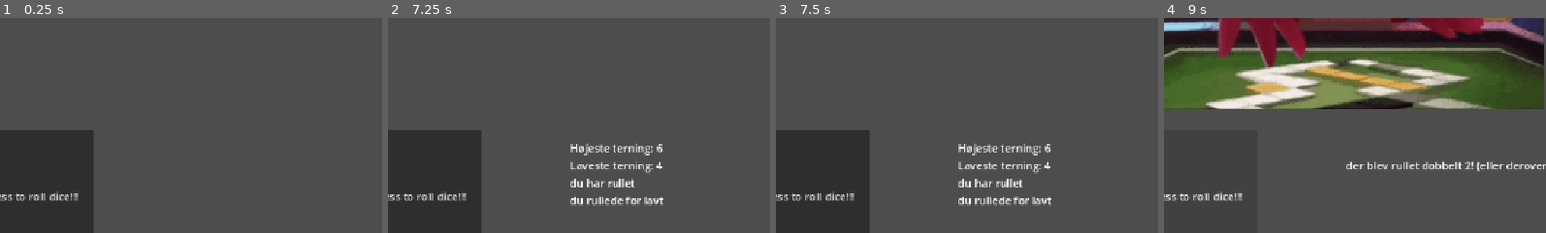
Above: before the commit, frames 1-4 (left to right).
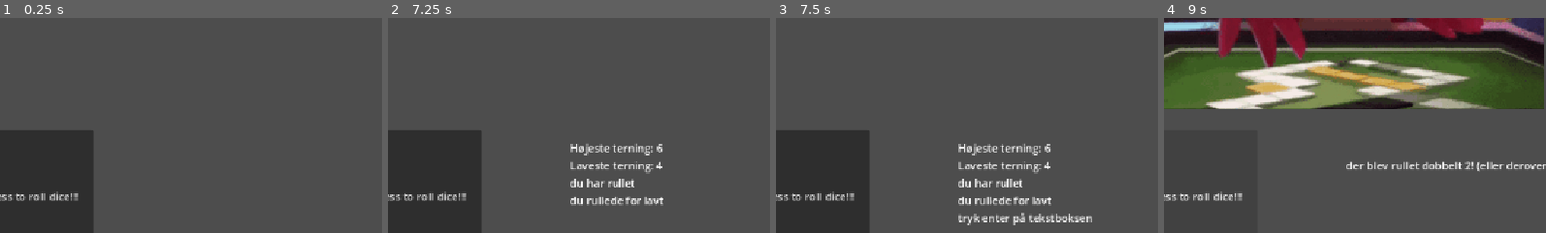
Above: after the commit, the same moments.

Repository: Skeleblob/Meyer
Game: Godot game, scene res://MeyerGame.tscn
Two runs of this game, one before a commit and one after it. Both use one fixed random seed, a clock stepped at 60 frames per second and the inputs below.
Inputs (mouse positions are % of the whole screen's width and height, from its top left):
- Up to frame 1 (0.25 s): no input
- Up to frame 2 (7.25 s): click "Press to roll dice!!!" at 0.5 s; click "speak lies!!!" at 1.25 s; click (91, 61) at 2.02 s; type "12" at 2.1 s; click "press to call bluff!!!" at 2.75 s; click "speak truth!!!" at 3.5 s; click "eller derover" at 4.25 s; click "Press to roll dice!!!" at 5 s; click "press to call bluff!!!" at 5.75 s; click "speak truth!!!" at 6.5 s
- Up to frame 3 (7.5 s): click "speak lies!!!" at 7.25 s
- Up to frame 4 (9 s): click "eller derover" at 8 s; click "Press to roll dice!!!" at 8.75 s
The pictures show only the part of the screen within x 26-76%, y 41-91%; the shares and areas given below are measured in that part.

Frames 1-2 are identical in both runs. In frame 3, 0.8% of the frame differs, in the area x 47-83%, y 90-97%; in frame 4, nothing differs.

Commit message:
Update meyer_game.gd

Diff:
--- a/meyer_game.gd
+++ b/meyer_game.gd
@@ -80,8 +80,6 @@
 				highest,
 			 	lowest
 		]
-
-		print(highest, "", lowest)
 	else:
 		hasRolled=false
 		ellerDerover=true
@@ -166,6 +164,8 @@
 	if hasRolled==false:
 			result_label.text += "\ndu har ikke rullet"
 	else:
+		if $Button4/LineEdit.visible:
+			result_label.text += "\ntryk enter på tekstboksen"
 		$Button4/LineEdit.show()
 		$Button4/CheckBox.show()
 
